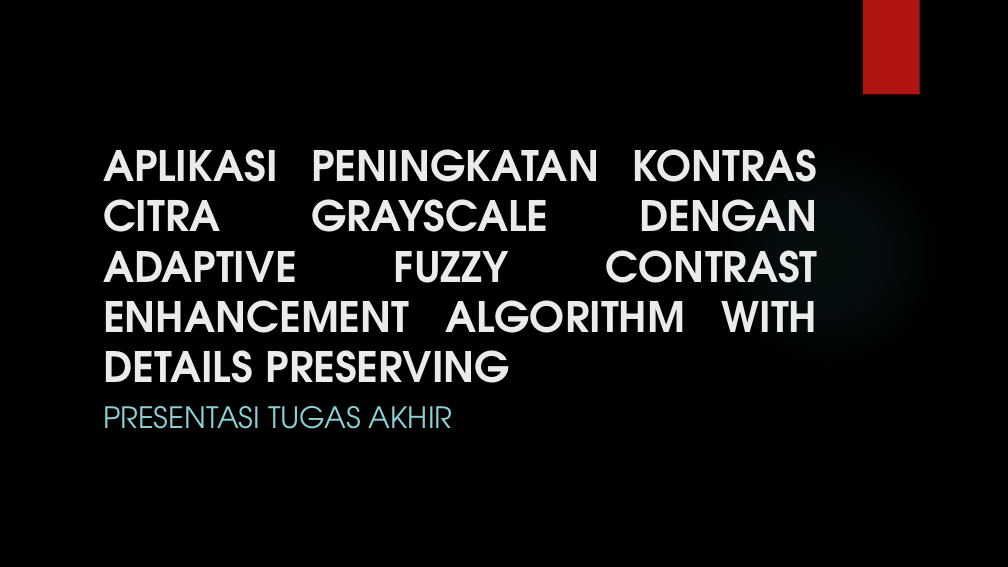
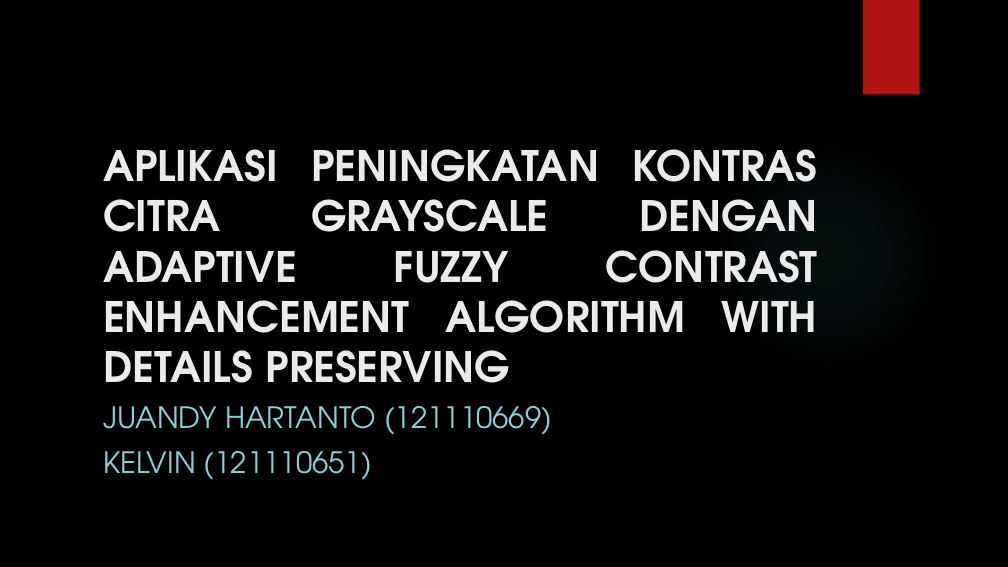
Before and after one commit to TugasAkhir2016/Laporan, a slide deck: slide 1 of Presentasi Tugas Akhir.pptx. Drawn at 1008x567 pixels with LibreOffice and Linux fonts; fonts in the diff are those of the drawing; background and template pictures are left out. Boxes give left, top, right and bottom in pixels: in the first picture for what was removed or moved away, otherwise in the second. Text is boxed around its words. In the diff, an @@ line names an element or a change of style, - is before the commit and + after.

```diff
--- a/Presentasi Tugas Akhir.pptx
+++ b/Presentasi Tugas Akhir.pptx
@@ subtitle at <box>103,406,552,480</box>: text changed @@
-PRESENTASI TUGAS AKHIR
+JUANDY HARTANTO (121110669)
+KELVIN (121110651)
```
Also in this commit, not shown: 2 other slides changed, 6 other files.
